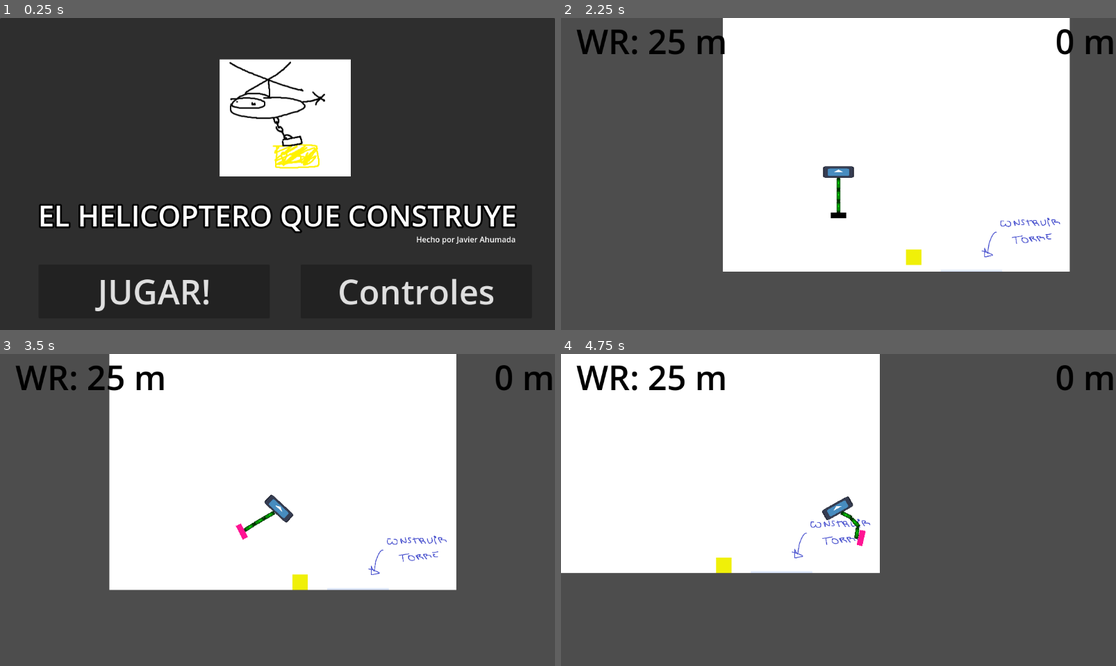
Above: before the commit, frames 1-4 (two rows, left to right).
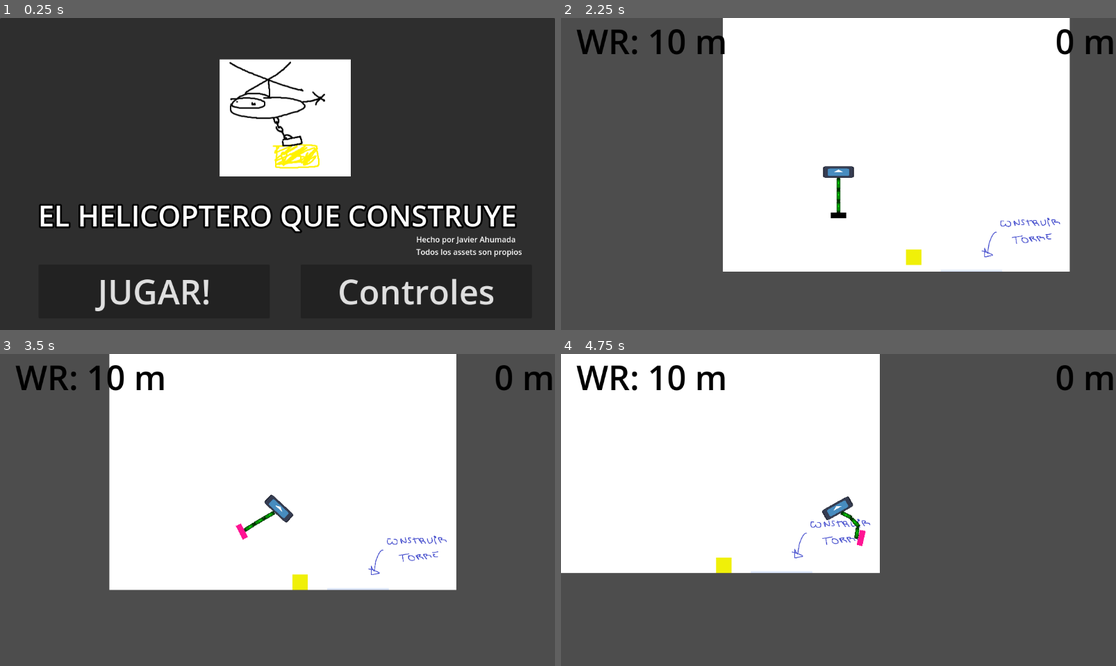
Above: after the commit, the same moments.

Repository: javierahumadac/helicoptero-constructor
Game: Godot game, scene res://main_menu.tscn
Same seed, same stepped clock (60 frames per second), same inputs: the game is played once before the commit and once after it. The engine's default icon, where the game draws it, is replaced by a stand-in: a white triangle on a blue panel in a dark square.
Inputs:
- Up to frame 1 (0.25 s): no input
- Up to frame 2 (2.25 s): click "Controles" at 0.5 s; click "Volver" at 1.25 s; click "JUGAR!" at 2 s
- Up to frame 3 (3.5 s): hold D (right-0) from 2.78 s (still down); tap E (agarrar_caja-0) at 2.85 s; tap W (fly_up-0) at 3.02 s
- Up to frame 4 (4.75 s): tap E (agarrar_caja-0) at 3.6, 4.35 s; tap W (fly_up-0) at 3.77 s; release D (right-0) at 4.28 s; hold A (left-0) from 4.28 s (still down)

The runs differ from the first frame. In frame 1, 0.2% of the frame differs, in the area x 74-94%, y 73-77%; in frame 2, 0.2%; in frame 3, 0.2%; in frame 4, 0.2%, in the area x 15-23%, y 3-12%.

Commit message:
Se actualiza lol

Diff:
--- /dev/null
+++ b/ColorRect2.gd
@@ -0,0 +1,11 @@
+extends ColorRect
+
+
+# Called when the node enters the scene tree for the first time.
+func _ready():
+	pass # Replace with function body.
+
+
+# Called every frame. 'delta' is the elapsed time since the previous frame.
+func _process(delta):
+	pass
--- /dev/null
+++ b/finish.gd
@@ -0,0 +1,22 @@
+extends ColorRect
+
+@export var mundo_pausa : ColorRect
+# Called when the node enters the scene tree for the first time.
+func _ready():
+	pass # Replace with function body.
+
+
+# Called every frame. 'delta' is the elapsed time since the previous frame.
+func _process(delta):
+	pass
+
+
+func _on_button_pressed():
+	get_tree().paused = false
+	visible = false
+	mundo_pausa.visible = false
+
+
+func _on_button_2_pressed():
+	get_tree().paused = false
+	get_tree().change_scene_to_file("res://main_menu.tscn")
--- a/main_menu.tscn
+++ b/main_menu.tscn
@@ -59,7 +59,8 @@
 offset_top = 448.0
 offset_right = 1071.0
 offset_bottom = 471.0
-text = "Hecho por Javier Ahumada"
+text = "Hecho por Javier Ahumada
+Todos los assets son propios"
 
 [connection signal="pressed" from="Button" to="." method="_on_button_pressed"]
 [connection signal="pressed" from="Button2" to="." method="_on_button_2_pressed"]
--- a/menucontroles.tscn
+++ b/menucontroles.tscn
@@ -1,9 +1,7 @@
-[gd_scene load_steps=5 format=3 uid="uid://dae80gfytomow"]
+[gd_scene load_steps=3 format=3 uid="uid://dae80gfytomow"]
 
 [ext_resource type="Script" path="res://menucontroles.gd" id="1_85500"]
 [ext_resource type="Texture2D" uid="uid://b0lobwk5sugf0" path="res://assets/controles-jugado1.png" id="1_ydp7i"]
-[ext_resource type="Texture2D" uid="uid://gh1qktta0gfx" path="res://assets/controles-jugado2.png" id="2_2r6rs"]
-[ext_resource type="Texture2D" uid="uid://dle4xxf52g0x3" path="res://assets/controles-mando.png" id="3_limjn"]
 
 [node name="menucontroles" type="Control"]
 layout_mode = 3
@@ -20,18 +18,9 @@
 offset_bottom = 640.0
 
 [node name="Controles-jugado1" type="Sprite2D" parent="."]
-position = Vector2(297, 178.813)
-scale = Vector2(0.840362, 1.16204)
+position = Vector2(608, 288)
+scale = Vector2(0.952585, 0.925682)
 texture = ExtResource("1_ydp7i")
-
-[node name="Controles-jugado2" type="Sprite2D" parent="."]
-position = Vector2(865, 177.625)
-scale = Vector2(0.864458, 1.17181)
-texture = ExtResource("2_2r6rs")
-
-[node name="Controles-mando" type="Sprite2D" parent="."]
-position = Vector2(736, 464)
-texture = ExtResource("3_limjn")
 
 [node name="Button" type="Button" parent="."]
 layout_mode = 0
--- a/mundo.gd
+++ b/mundo.gd
@@ -20,15 +20,24 @@
 
 # Called every frame. 'delta' is the elapsed time since the previous frame.
 func _process(delta):
-	pass
+	if Input.is_action_pressed("pausa"):
+		$UI/ColorRect2.visible =true
+		get_tree().paused = true
 
-var world_record = 30.0
+var world_record = 10.0
+var continuar = true
 func _on_tower_zone_nueva_mejor_altura(altura):
-	score.text = str(-altura / 10) + " m"
+	var altura_formateada = -altura / 10
+	score.text = str(altura_formateada) + " m"
 	if(altura < 100):
 		var box = box_list.pick_random().instantiate()
 		box.global_position = spawner.global_position
 		box.rotate(randf_range(0.0, 6.2))
 		spawner.add_child(box)
-	if(altura >= world_record):
-		score.modulate = Color.RED
+	if(altura_formateada >= world_record):
+		$UI/Score2.text = str(altura_formateada) + " m"
+		if(continuar):
+			$UI/ColorRect.visible = true
+			$UI/ColorRect/SCORE.text = str(altura_formateada) + " m"
+			get_tree().paused = true
+			continuar = false
--- a/mundo.tscn
+++ b/mundo.tscn
@@ -1,8 +1,9 @@
-[gd_scene load_steps=9 format=3 uid="uid://cs60rlbsibn7i"]
+[gd_scene load_steps=10 format=3 uid="uid://cs60rlbsibn7i"]
 
 [ext_resource type="PackedScene" uid="uid://ca0rlgrx3lxl4" path="res://tower_zone.tscn" id="1_3ltmi"]
 [ext_resource type="Script" path="res://mundo.gd" id="1_br12v"]
 [ext_resource type="Texture2D" uid="uid://bdpbts541vq2s" path="res://assets/instrucciones.png" id="2_ggctr"]
+[ext_resource type="Script" path="res://finish.gd" id="2_jfxng"]
 [ext_resource type="PackedScene" uid="uid://oa3urvdc3d4y" path="res://boxes/box1.tscn" id="3_c360v"]
 [ext_resource type="PackedScene" uid="uid://dprkm23cabjjn" path="res://helicopter_body.tscn" id="8_0nf36"]
 
@@ -21,6 +22,7 @@
 script = ExtResource("1_br12v")
 
 [node name="UI" type="CanvasLayer" parent="."]
+process_mode = 3
 
 [node name="Score2" type="Label" parent="UI"]
 offset_left = 32.0
@@ -28,7 +30,7 @@
 offset_bottom = 96.0
 theme_override_colors/font_color = Color(0, 0, 0, 1)
 theme_override_font_sizes/font_size = 70
-text = "WR: 25 m"
+text = "WR: 10 m"
 horizontal_alignment = 2
 
 [node name="Score" type="Label" parent="UI"]
@@ -39,6 +41,95 @@
 theme_override_font_sizes/font_size = 70
 text = "0 m"
 horizontal_alignment = 2
+
+[node name="ColorRect2" type="ColorRect" parent="UI"]
+process_mode = 3
+visible = false
+offset_left = -8.0
+offset_top = -16.0
+offset_right = 1160.0
+offset_bottom = 640.0
+
+[node name="Label" type="Label" parent="UI/ColorRect2"]
+layout_mode = 0
+offset_left = 56.0
+offset_top = 200.0
+offset_right = 1096.0
+offset_bottom = 283.0
+theme_override_colors/font_color = Color(0, 0, 0, 1)
+theme_override_font_sizes/font_size = 60
+text = "Pausa!"
+horizontal_alignment = 1
+autowrap_mode = 3
+
+[node name="Button" type="Button" parent="UI/ColorRect2"]
+layout_mode = 0
+offset_left = 680.0
+offset_top = 328.0
+offset_right = 920.0
+offset_bottom = 384.0
+theme_override_font_sizes/font_size = 30
+text = "Continuar?"
+
+[node name="Button2" type="Button" parent="UI/ColorRect2"]
+layout_mode = 0
+offset_left = 152.0
+offset_top = 328.0
+offset_right = 400.0
+offset_bottom = 392.0
+theme_override_font_sizes/font_size = 30
+text = "Volver al menú"
+
+[node name="ColorRect" type="ColorRect" parent="UI" node_paths=PackedStringArray("mundo_pausa")]
+process_mode = 3
+visible = false
+offset_top = -24.0
+offset_right = 1160.0
+offset_bottom = 656.0
+script = ExtResource("2_jfxng")
+mundo_pausa = NodePath("../ColorRect2")
+
+[node name="Label" type="Label" parent="UI/ColorRect"]
+layout_mode = 0
+offset_left = 16.0
+offset_top = 40.0
+offset_right = 1056.0
+offset_bottom = 123.0
+theme_override_colors/font_color = Color(0, 0, 0, 1)
+theme_override_font_sizes/font_size = 60
+text = "FELICIDADES SUPERASTE
+LLEGASTE A"
+horizontal_alignment = 1
+autowrap_mode = 3
+
+[node name="Button" type="Button" parent="UI/ColorRect"]
+layout_mode = 0
+offset_left = 680.0
+offset_top = 328.0
+offset_right = 920.0
+offset_bottom = 384.0
+theme_override_font_sizes/font_size = 30
+text = "Continuar?"
+
+[node name="Button2" type="Button" parent="UI/ColorRect"]
+layout_mode = 0
+offset_left = 152.0
+offset_top = 328.0
+offset_right = 400.0
+offset_bottom = 392.0
+theme_override_font_sizes/font_size = 30
+text = "Volver al menú"
+
+[node name="SCORE" type="Label" parent="UI/ColorRect"]
+layout_mode = 0
+offset_left = 8.0
+offset_top = 200.0
+offset_right = 1080.0
+offset_bottom = 320.0
+theme_override_colors/font_color = Color(1, 0, 0.854902, 1)
+theme_override_font_sizes/font_size = 60
+text = "10 m"
+horizontal_alignment = 1
 
 [node name="ColorRect" type="ColorRect" parent="."]
 offset_left = -456.0
@@ -81,4 +172,8 @@
 [node name="Camera2D" type="Camera2D" parent="HelicopterBody"]
 zoom = Vector2(0.5, 0.5)
 
+[connection signal="pressed" from="UI/ColorRect2/Button" to="UI/ColorRect" method="_on_button_pressed"]
+[connection signal="pressed" from="UI/ColorRect2/Button2" to="UI/ColorRect" method="_on_button_2_pressed"]
+[connection signal="pressed" from="UI/ColorRect/Button" to="UI/ColorRect" method="_on_button_pressed"]
+[connection signal="pressed" from="UI/ColorRect/Button2" to="UI/ColorRect" method="_on_button_2_pressed"]
 [connection signal="nueva_mejor_altura" from="Tower Zone" to="." method="_on_tower_zone_nueva_mejor_altura"]
--- a/project.godot
+++ b/project.godot
@@ -42,3 +42,8 @@
 "events": [Object(InputEventKey,"resource_local_to_scene":false,"resource_name":"","device":-1,"window_id":0,"alt_pressed":false,"shift_pressed":false,"ctrl_pressed":false,"meta_pressed":false,"pressed":false,"keycode":0,"physical_keycode":69,"key_label":0,"unicode":101,"echo":false,"script":null)
 ]
 }
+pausa={
+"deadzone": 0.5,
+"events": [Object(InputEventKey,"resource_local_to_scene":false,"resource_name":"","device":-1,"window_id":0,"alt_pressed":false,"shift_pressed":false,"ctrl_pressed":false,"meta_pressed":false,"pressed":false,"keycode":0,"physical_keycode":4194305,"key_label":0,"unicode":0,"echo":false,"script":null)
+]
+}
Binary file changed: assets/controles-jugado1.png
Not shown, added: exports/HTML/game.apple-touch-icon.png.import
Not shown, added: exports/HTML/game.icon.png.import
Not shown, added: exports/HTML/game.png.import
Not shown, added: exports/EXE/EXE.zip
Not shown, added: exports/EXE/game.console.exe
Not shown, added: exports/EXE/game.exe
Not shown, added: exports/EXE/game.pck
Not shown, added: exports/HTML/HTML.zip
Not shown, added: exports/HTML/game.apple-touch-icon.png
Not shown, added: exports/HTML/game.audio.worklet.js
Not shown, added: exports/HTML/game.icon.png
(and 6 more such lines)
